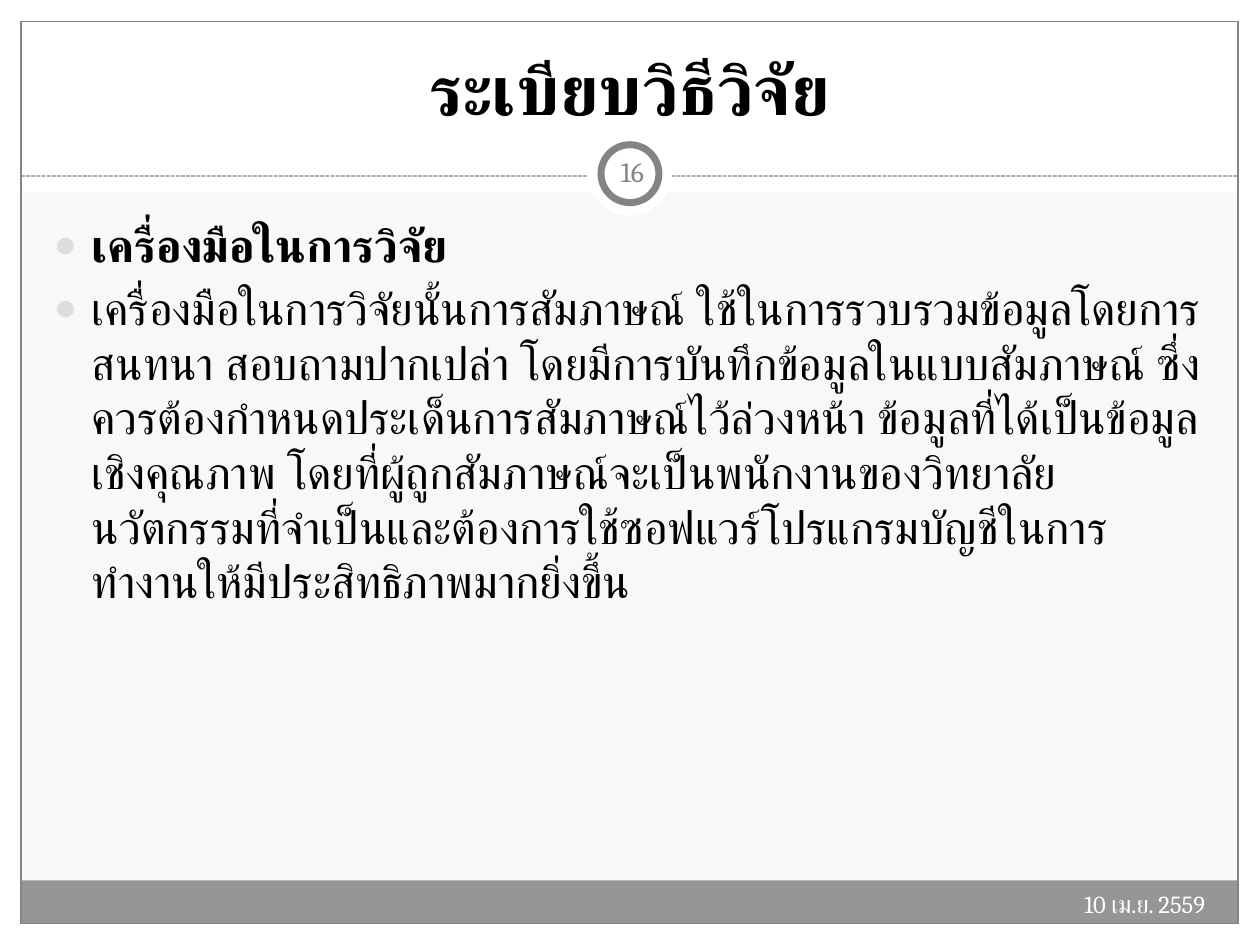
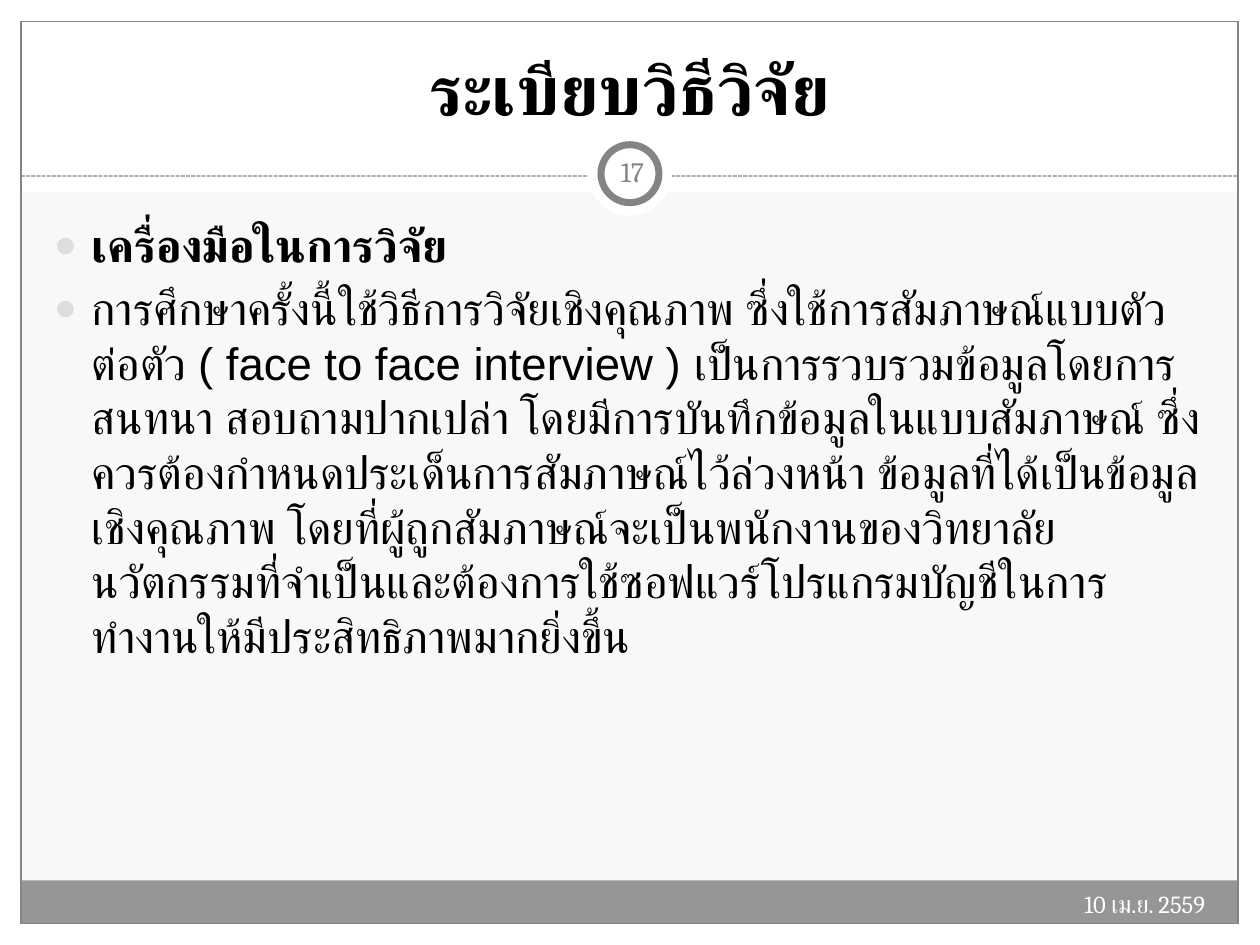
Before and after one commit to Tanandara/research, a slide deck: slide 17 of ฐานันดร์(โปรแกรมบัญชี RCIM)-Workshop (MBA).pptx (slide 16 before the commit). Drawn at 1260x945 pixels with LibreOffice and Linux fonts; fonts in the diff are those of the drawing. Boxes give left, top, right and bottom in pixels: in the first picture for what was removed or moved away, otherwise in the second. Text is boxed around its words. In the diff, an @@ line names an element or a change of style, - is before the commit and + after.

```diff
--- a/ฐานันดร์(โปรแกรมบัญชี RCIM)-Workshop (MBA).pptx
+++ b/ฐานันดร์(โปรแกรมบัญชี RCIM)-Workshop (MBA).pptx
@@ page number at bbox=[621, 163, 644, 182]: text changed @@
-16
+17
@@ text at bbox=[92, 290, 1200, 654]: text changed @@
-● เครื่องมือในการวิจัยนั้นการสัมภาษณ์ ใช้ในการรวบรวมข้อมูลโดยการสนทนา สอบถามปากเปล่า โดยมีการบันทึกข้อมูลในแบบสัมภาษณ์ ซึ่งควรต้องกำหนดประเด็นการสัมภาษณ์ไว้ล่วงหน้า ข้อมูลที่ได้เป็นข้อมูลเชิงคุณภาพ โดยที่ผู้ถูกสัมภาษณ์จะเป็นพนักงานของวิทยาลัยนวัตกรรมที่จำเป็นและต้องการใช้ซอฟแวร์โปรแกรมบัญชีในการทำงานให้มีประสิทธิภาพมากยิ่งขึ้น
+● การศึกษาครั้งนี้ใช้วิธีการวิจัยเชิงคุณภาพ ซึ่งใช้การสัมภาษณ์แบบตัวต่อตัว ( face to face interview ) เป็นการรวบรวมข้อมูลโดยการสนทนา สอบถามปากเปล่า โดยมีการบันทึกข้อมูลในแบบสัมภาษณ์ ซึ่งควรต้องกำหนดประเด็นการสัมภาษณ์ไว้ล่วงหน้า ข้อมูลที่ได้เป็นข้อมูลเชิงคุณภาพ โดยที่ผู้ถูกสัมภาษณ์จะเป็นพนักงานของวิทยาลัยนวัตกรรมที่จำเป็นและต้องการใช้ซอฟแวร์โปรแกรมบัญชีในการทำงานให้มีประสิทธิภาพมากยิ่งขึ้น
```
Also in this commit, not shown: 9 other slides changed, 1 slide added, 4 slides removed, 2 other files.
